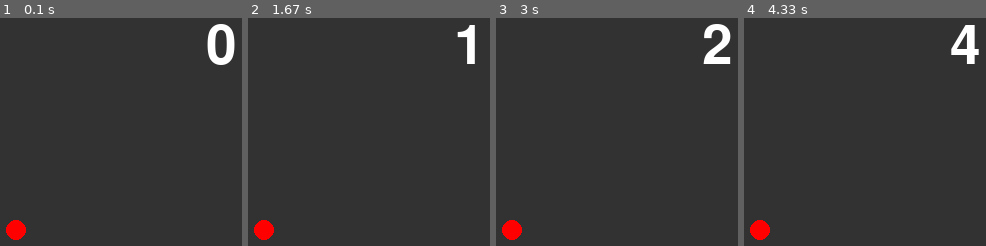
Above: before the commit, frames 1-4 (left to right).
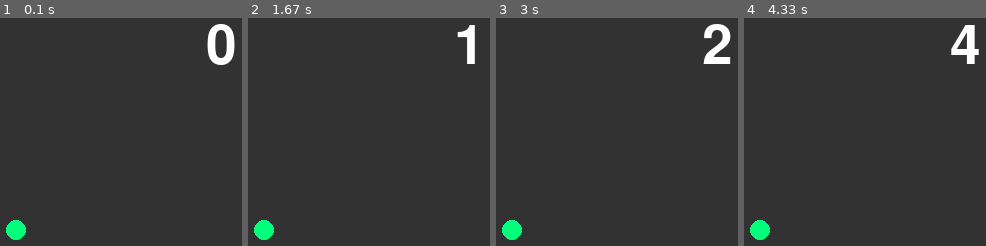
Above: after the commit, the same moments.

Repository: c022119ad/ProjExD_01
Game: pygame game, started from pygame_system.py
The game is run twice, just before and just after one commit, with the same random seed, the same clock (stepped at 60 frames per second) and the same inputs.
Inputs:
- Up to frame 1 (0.1 s): no input
- Up to frame 2 (1.67 s): no input
- Up to frame 3 (3 s): no input
- Up to frame 4 (4.33 s): no input

The runs differ from the first frame. In frame 1, 0.6% of the frame differs, in the area x 2-11%, y 88-98%; in frame 2, 0.6%; in frame 3, 0.6%; in frame 4, 0.6%.

Commit message:
いじった

Diff:
--- a/pygame_system.py
+++ b/pygame_system.py
@@ -8,7 +8,7 @@
     font = pg.font.Font(None, 80)
 
     enn = pg.Surface((20, 20))
-    pg.draw.circle(enn, (255, 0, 0), (10, 10), 10)
+    pg.draw.circle(enn, (0, 255, 122), (10, 10), 10)
     enn.set_colorkey((0, 0, 0))
 
     tmr = 0
